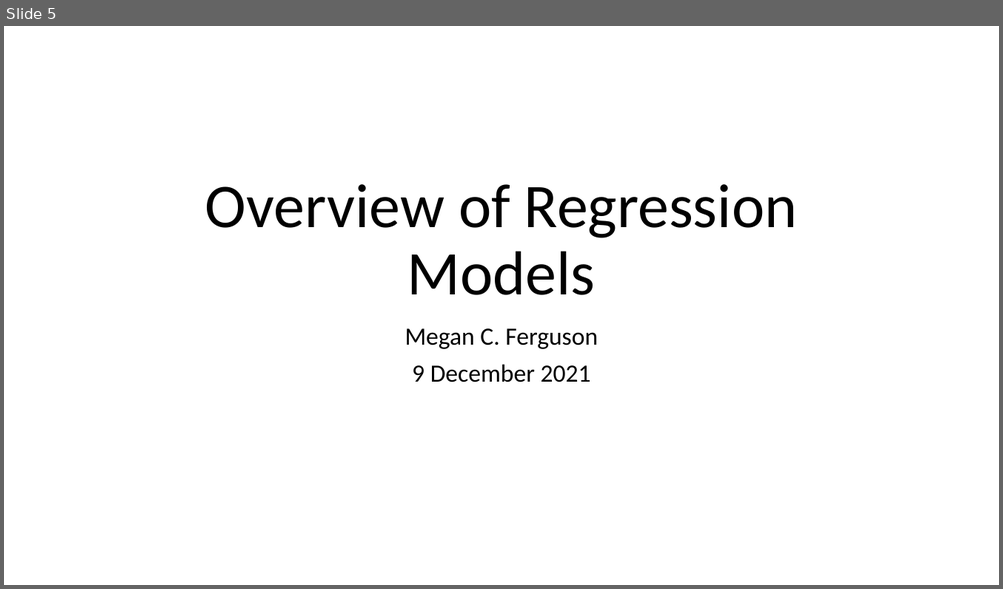
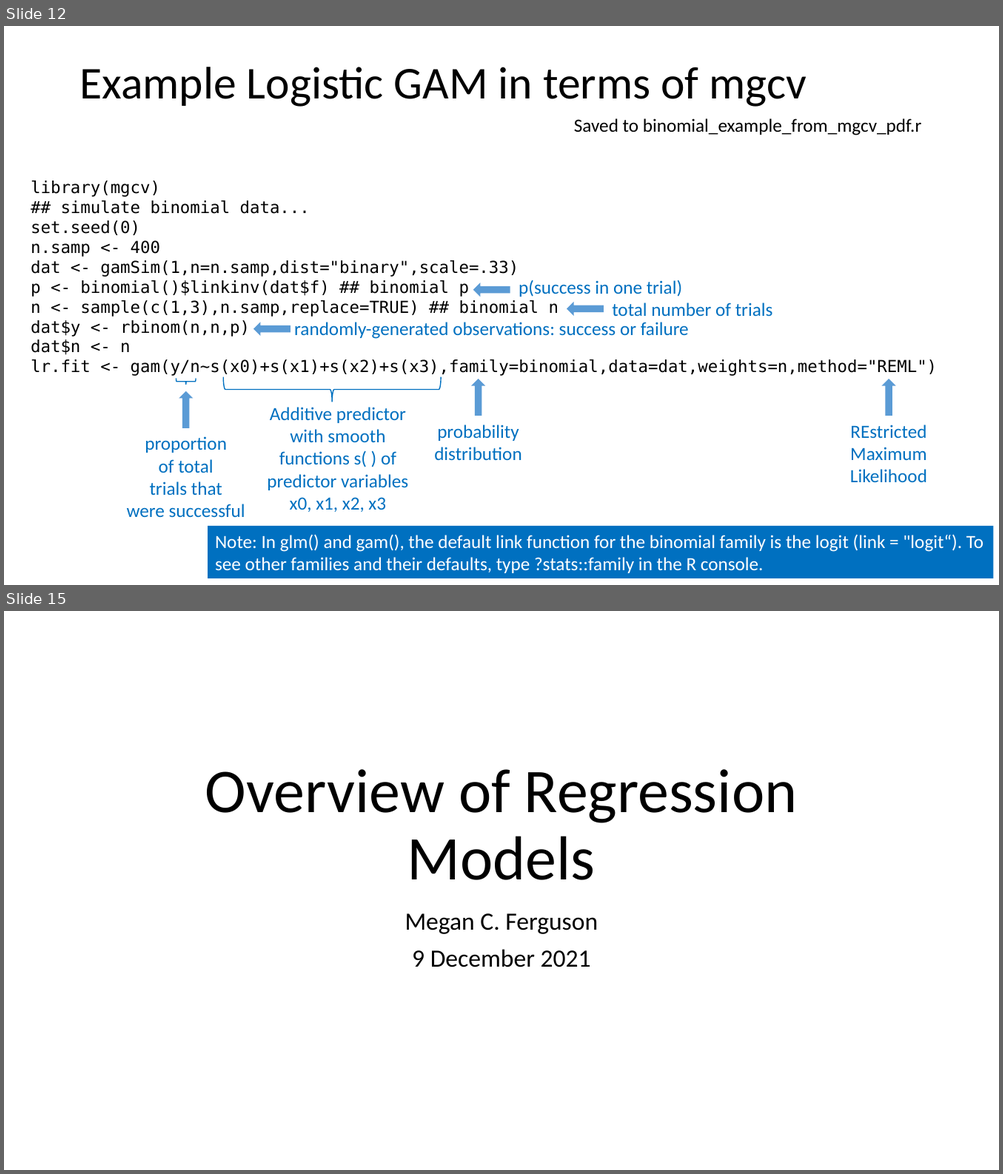
Before and after one commit to ELaBrecque-MMC/RegressionModelOverview, a slide deck: Notes/RegressionModelOverview.pptx. Shown one above the other, each under a label of ours: slide 5 before the commit, slides 12 and 15 after it; the slides between them are not shown. The pictures are 1003x589 and 1003x1174 pixels, drawn with LibreOffice and Linux fonts; fonts in the diff are those of the drawing. Boxes give left, top, right and bottom in pixels: in the first picture for what was removed or moved away, otherwise in the second. Text is boxed around its words. In the diff, an @@ line names an element or a change of style, - is before the commit and + after.

```diff
--- a/Notes/RegressionModelOverview.pptx
+++ b/Notes/RegressionModelOverview.pptx
@@ slide 12 added at box(4, 26, 999, 585), background #FFFFFF @@
@@ title added at box(79, 67, 806, 107), 44 pt, text #000000 @@
+Example Logistic GAM in terms of mgcv
@@ text added at box(574, 118, 921, 136), 18 pt, text #000000 @@
+Saved to binomial_example_from_mgcv_pdf.r
@@ text added at box(31, 181, 936, 376), 16 pt, text #000000 @@
+library(mgcv)
+## simulate binomial data...
+set.seed(0)
+n.samp <- 400
+dat <- gamSim(1,n=n.samp,dist="binary",scale=.33)
+p <- binomial()$linkinv(dat$f) ## binomial p
+n <- sample(c(1,3),n.samp,replace=TRUE) ## binomial n
+dat$y <- rbinom(n,n,p)
+dat$n <- n
+lr.fit <- gam(y/n~s(x0)+s(x1)+s(x2)+s(x3),family=binomial,data=dat,weights=n,method="REML")
@@ right arrow added at box(473, 283, 511, 297), fill #5B9BD5 @@
@@ text added at box(518, 280, 682, 297), 18 pt, text #0070C0 @@
+p(success in one trial)
@@ right arrow added at box(566, 302, 604, 316), fill #5B9BD5 @@
@@ text added at box(612, 303, 773, 317), 18 pt, text #0070C0 @@
+total number of trials
@@ right arrow added at box(253, 322, 290, 336), fill #5B9BD5 @@
@@ text added at box(294, 322, 688, 339), 18 pt, text #0070C0 @@
+randomly-generated observations: success or failure
@@ left brace added at box(176, 379, 196, 385), outline #0070C0 1 pt @@
@@ left brace added at box(223, 378, 441, 403), outline #0070C0 1 pt @@
@@ right arrow added at box(472, 379, 486, 417), fill #5B9BD5 @@
@@ right arrow added at box(882, 379, 896, 417), fill #5B9BD5 @@
@@ right arrow added at box(179, 392, 193, 429), fill #5B9BD5 @@
@@ text added at box(267, 407, 408, 512), 18 pt, text #0070C0 @@
+Additive predictor with smooth functions s( ) of predictor variables x0, x1, x2, x3
@@ text added at box(434, 425, 521, 461), 18 pt, text #0070C0 @@
+probability
+distribution
@@ text added at box(850, 425, 927, 483), 18 pt, text #0070C0 @@
+REstricted
+Maximum
+Likelihood
@@ text added at box(127, 437, 245, 518), 18 pt, text #0070C0 @@
+proportion
+of total
+trials that
+were successful
@@ rectangle added at box(208, 527, 993, 580), fill #0070C0, 18 pt, text #FFFFFF @@
+Note: In glm() and gam(), the default link function for the binomial family is the logit (link = "logit“). To see other families and their defaults, type ?stats::family in the R console.
@@ what was slide 5 is now slide 15 @@
```
Also in this commit, not shown: 5 slides changed, 10 other slides added, 3 other files.
